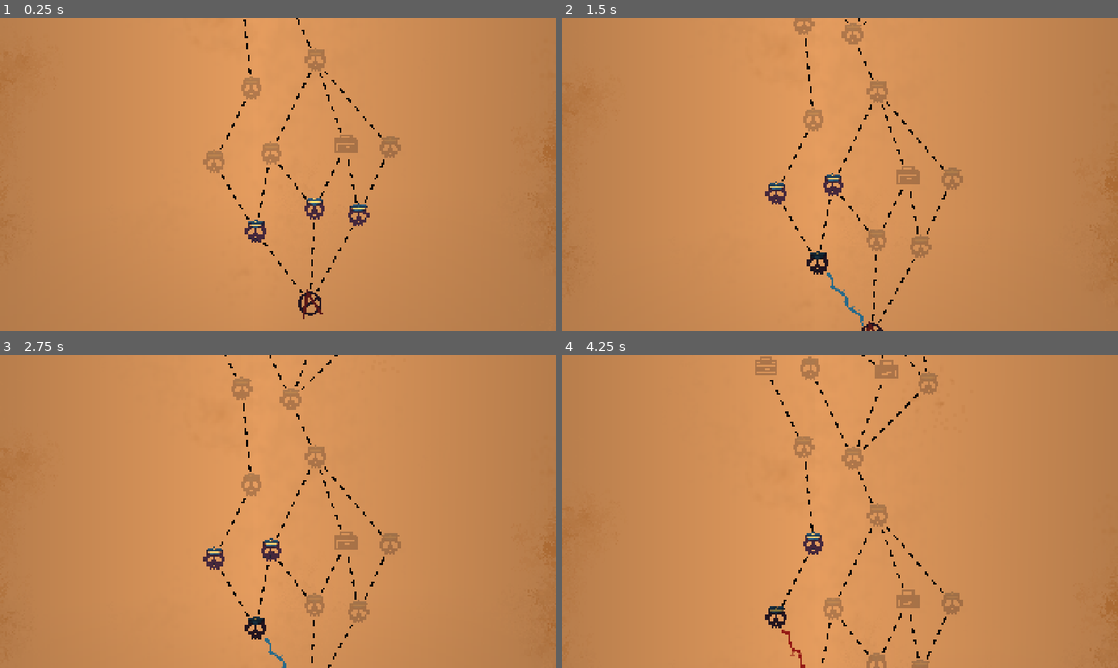
Above: before the commit, frames 1-4 (two rows, left to right).
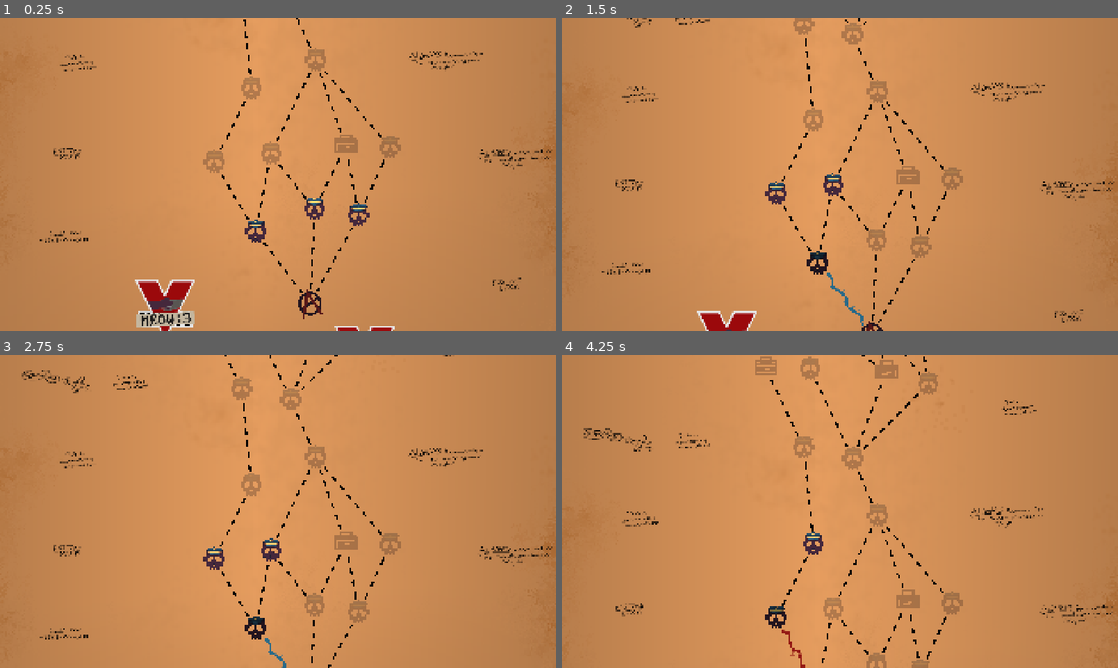
Above: after the commit, the same moments.

Repository: Winter-Aria/SouperSerious
Game: Godot game, scene res://Scenes/map_screen.tscn
The game is run twice, just before and just after one commit, with the same random seed, the same clock (stepped at 60 frames per second) and the same inputs. The engine's default icon, where the game draws it, is replaced by a stand-in: a white triangle on a blue panel in a dark square.
Inputs (mouse positions are in pixels of both pictures, inside the frame that each line leads up to):
- Up to frame 1 (0.25 s): no input
- Up to frame 2 (1.5 s): click (873, 302) at 0.5 s; click (817, 230) at 1.27 s
- Up to frame 3 (2.75 s): click (255, 627) at 2.02 s
- Up to frame 4 (4.25 s): click (778, 558) at 2.77 s; click (778, 614) at 3.52 s

The runs differ from the first frame. In frame 1, 2.1% of the frame differs, in the area x 7-100%, y 10-100%; in frame 2, 1.2%; in frame 3, 0.8%; in frame 4, 0.8%.

Commit message:
randomly place some decorations

Diff:
--- a/souper-serious-game-jam/Scenes/map_screen.tscn
+++ b/souper-serious-game-jam/Scenes/map_screen.tscn
@@ -6,8 +6,17 @@
 [ext_resource type="PackedScene" uid="uid://cnp5f5hgsntxr" path="res://Scenes/SpinThatWheel.tscn" id="3_w4cr0"]
 [ext_resource type="Script" uid="uid://bg3utsm30q026" path="res://Scripts/path_lines.gd" id="4_vmmbu"]
 [ext_resource type="Script" uid="uid://boic3mrdov2g4" path="res://Scripts/map_camera.gd" id="5_pc8n1"]
+[ext_resource type="Texture2D" uid="uid://ch7yt2a3popev" path="res://Art/MapBackground/map.png" id="5_w4cr0"]
 [ext_resource type="PackedScene" uid="uid://dc212pest7jqu" path="res://Scenes/CauseEffectRule.tscn" id="5_w06ng"]
-[ext_resource type="Texture2D" uid="uid://ch7yt2a3popev" path="res://Art/MapBackground/map.png" id="5_w4cr0"]
+[ext_resource type="Texture2D" uid="uid://b5tlo3uucn54g" path="res://Art/MapBackground/Scribbles/myki.png" id="7_enwxo"]
+[ext_resource type="Texture2D" uid="uid://dfeqlc7mcybv8" path="res://Art/MapBackground/Scribbles/plane.png" id="8_p6t3h"]
+[ext_resource type="Texture2D" uid="uid://u4ojh12krbm1" path="res://Art/MapBackground/Scribbles/call-me.png" id="9_w7vf1"]
+[ext_resource type="Texture2D" uid="uid://d32i07acf1ufs" path="res://Art/MapBackground/Scribbles/democrocy-manifest.png" id="10_fmany"]
+[ext_resource type="Texture2D" uid="uid://64f4obwattr8" path="res://Art/MapBackground/Scribbles/eat-the-ritch.png" id="11_tvra4"]
+[ext_resource type="Texture2D" uid="uid://brq6rpqjvbr1n" path="res://Art/MapBackground/Scribbles/literally-1984.png" id="12_2tl4v"]
+[ext_resource type="Texture2D" uid="uid://cu10v4plkn3gj" path="res://Art/MapBackground/Scribbles/pig-bro.png" id="13_sks68"]
+[ext_resource type="Texture2D" uid="uid://bg7bcmbmgs606" path="res://Art/MapBackground/Scribbles/incsoc.png" id="14_fmany"]
+[ext_resource type="Texture2D" uid="uid://qdp7p1wpgrr7" path="res://Art/MapBackground/Scribbles/aminal-farm.png" id="14_wihhg"]
 
 [node name="MapScreen" type="Node2D" unique_id=7276114]
 script = ExtResource("1_tkw7f")
@@ -15,6 +24,7 @@
 PlayerMarkerScene = ExtResource("3_1qph8")
 WheelEncounterScene = ExtResource("3_w4cr0")
 GlobalRuleEncounterScene = ExtResource("5_w06ng")
+MapDecorationTextures = Array[Texture2D]([ExtResource("14_wihhg"), ExtResource("12_2tl4v"), ExtResource("10_fmany"), ExtResource("11_tvra4"), ExtResource("13_sks68"), ExtResource("9_w7vf1"), ExtResource("8_p6t3h"), ExtResource("7_enwxo"), ExtResource("14_fmany")])
 
 [node name="PathLines" type="Node2D" parent="." unique_id=952606393]
 scale = Vector2(2.4393706, 2.441481)
--- a/souper-serious-game-jam/Scripts/map_screen.gd
+++ b/souper-serious-game-jam/Scripts/map_screen.gd
@@ -15,6 +15,8 @@
 @export var WheelEncounterScene: PackedScene
 @export var GlobalRuleEncounterScene: PackedScene
 
+@export var MapDecorationTextures: Array[Texture2D]
+
 func _ready() -> void:
 	var generator = MapGenerator.new()
 	mapNodes = generator.Generate()
@@ -24,6 +26,8 @@
 
 	for node in mapNodes:
 		SpawnNodeButton(node)
+
+	SpawnMapDecorations(mapNodes)
 
 	RefreshAllButtons()
 
@@ -40,6 +44,34 @@
 	button.Setup(nodeData)
 	button.NodeClicked.connect(OnNodeClicked)
 	nodeButtons[nodeData.id] = button
+
+func SpawnMapDecorations(nodes: Array[MapNode]):
+	var things_to_avoid = nodes.map(func(x): return x.screenPos)
+	for x in range(7):
+		for y in range(20):
+			var pos = Vector2(x-3, 5-y) * 150
+			pos += Vector2(randf(), randf()) * randf_range(1, 100)
+			if SpawnMapDecoration(pos, DistToClosest(things_to_avoid, pos)):
+				things_to_avoid.append(pos)
+
+func DistToClosest(positions, target: Vector2):
+	var closest = INF
+	for pos in positions:
+		var distance_to_pos = target.distance_squared_to(pos)
+		if distance_to_pos < closest:
+			closest = distance_to_pos
+	return sqrt(closest)
+
+func SpawnMapDecoration(pos, distance) -> bool:
+	var texture = MapDecorationTextures.pick_random()
+	if randf_range(texture.get_size().length(), 200) > distance: # reduce chance to spawn close to nodes
+		return false
+
+	var decoration = Sprite2D.new()
+	decoration.texture = texture
+	decoration.position = pos
+	$NodeContainer.add_child(decoration)
+	return true
 
 func MovePlayerMarkerTo(node: MapNode) -> void:
 	var nodeCenter = node.screenPos + Vector2(32, 32)
